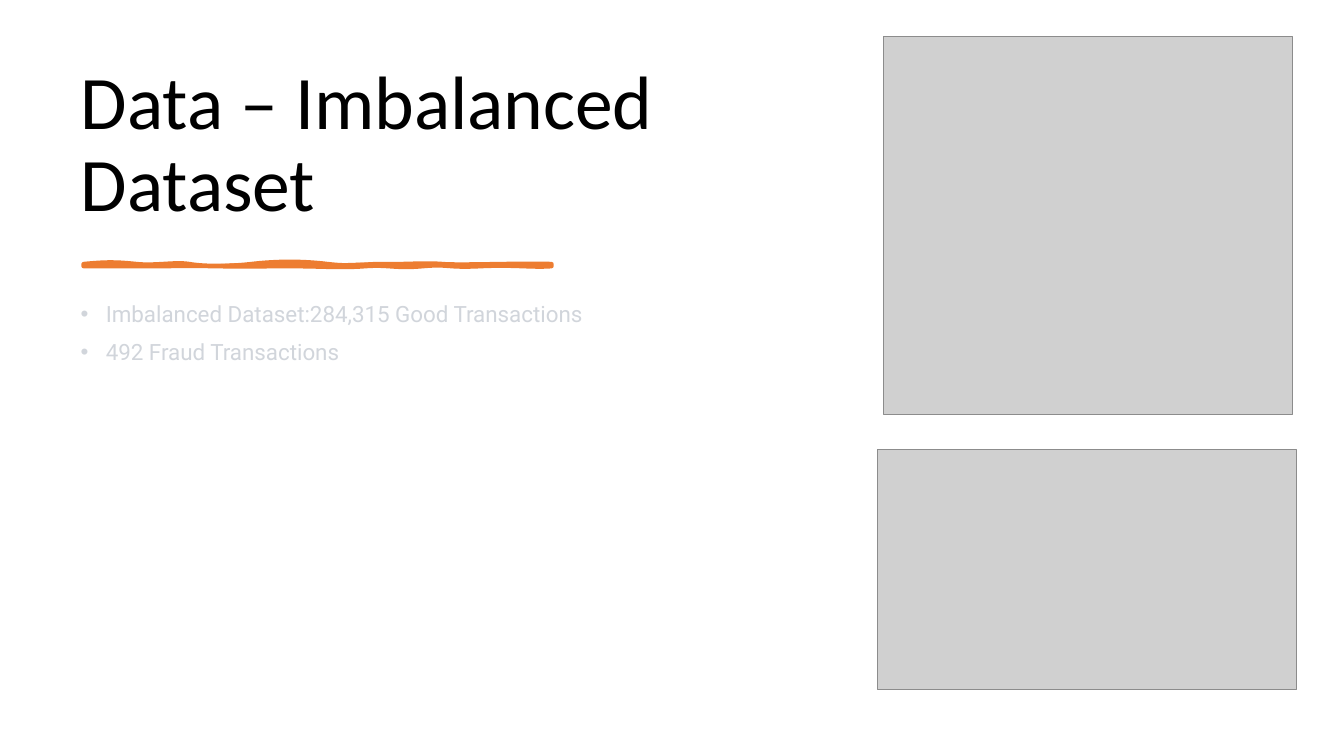
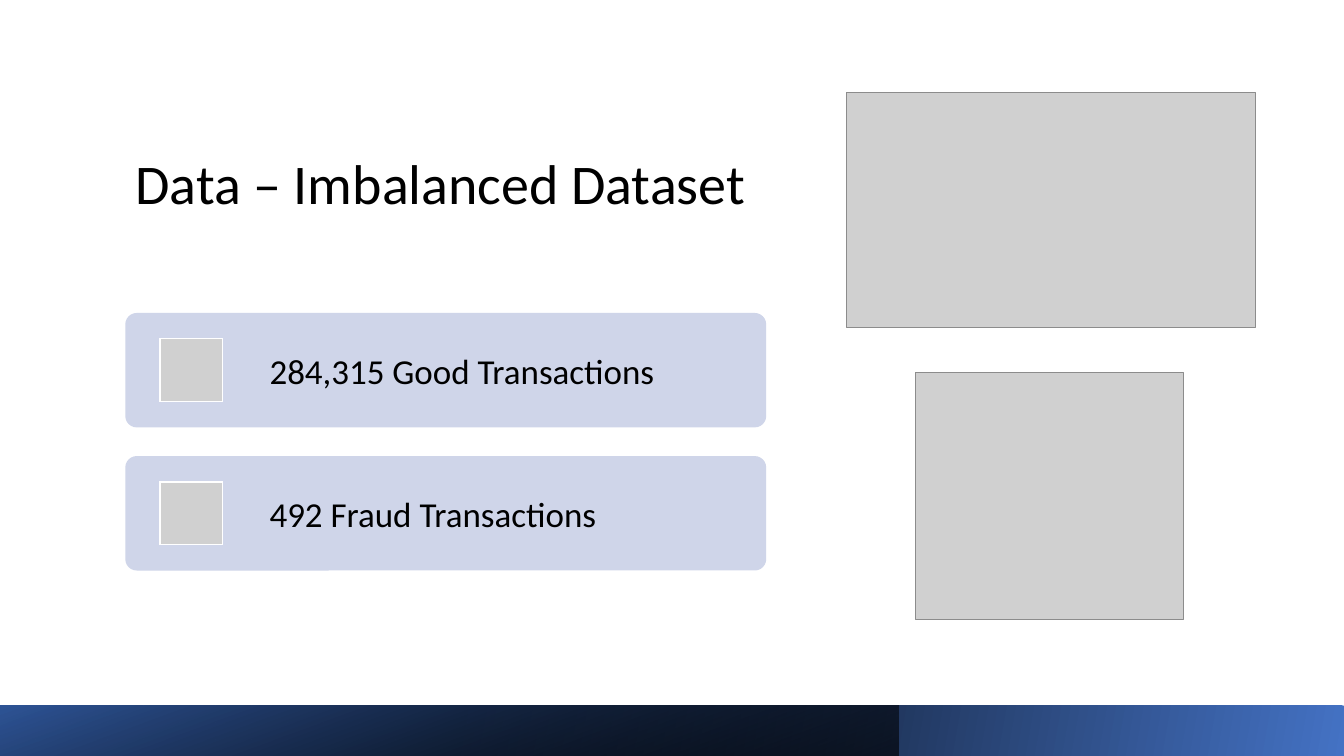
Before and after one commit to jagsrj/Credit_card_fraud_detection_ML, a slide deck: slide 4 of CreditCard_FraudDetection_MachingLearning.pptx. Drawn at 1344x756 pixels with LibreOffice and Linux fonts; fonts in the diff are those of the drawing; grey boxes stand for pictures. Boxes give left, top, right and bottom in pixels: in the first picture for what was removed or moved away, otherwise in the second. Text is boxed around its words. In the diff, an @@ line names an element or a change of style, - is before the commit and + after.

```diff
--- a/CreditCard_FraudDetection_MachingLearning.pptx
+++ b/CreditCard_FraudDetection_MachingLearning.pptx
@@ title "Data – Imbalanced Dataset": place and size @@
-title "Data – Imbalanced Dataset" at (81, 76, 653, 212)
+title "Data – Imbalanced Dataset" at (135, 165, 745, 205)
@@ title "Data – Imbalanced Dataset" at (135, 165, 745, 205): size 54 to 40 pt @@
@@ picture: place and size @@
-picture at (878, 450, 1297, 690)
+picture at (847, 93, 1256, 328)
@@ freeform shape removed at (84, 264, 552, 266) @@
@@ text removed at (106, 306, 583, 360) @@
-• Imbalanced Dataset:284,315 Good Transactions
-• 492 Fraud Transactions
@@ picture: place and size @@
-picture at (884, 36, 1294, 414)
+picture at (917, 372, 1184, 619)
@@ group added at (125, 314, 766, 571): 2 rounded rectangles, 2 pictures, 2 texts @@
+284,315 Good Transactions
+492 Fraud Transactions
@@ rectangle added at (0, 706, 1344, 756), fill gradient #4472C4 to #000000 @@
@@ rectangle added at (0, 706, 899, 756), fill gradient #000000 to #2F5597 @@
```
Also in this commit, not shown: 6 other slides changed, 3 slides added, 1 slide removed.
